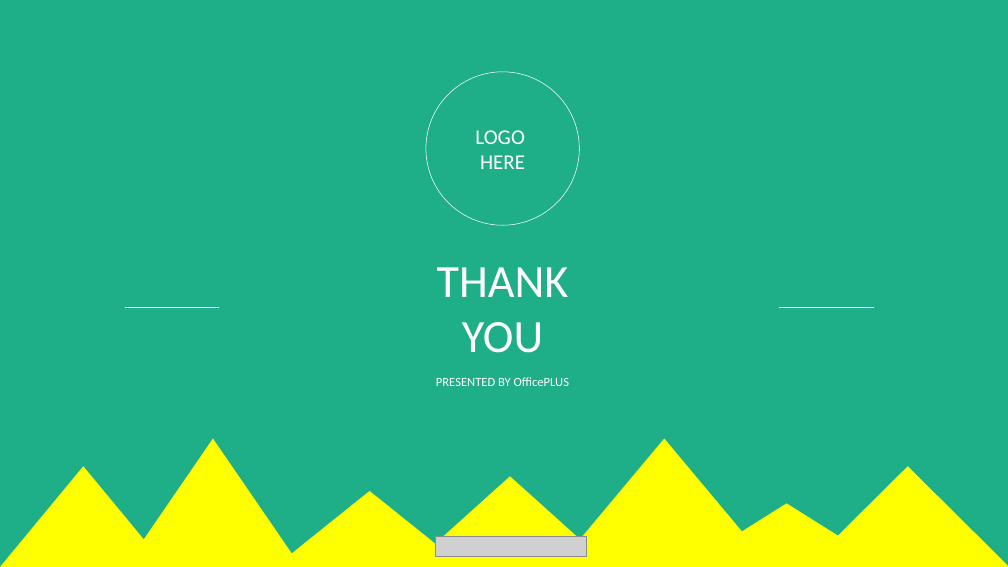
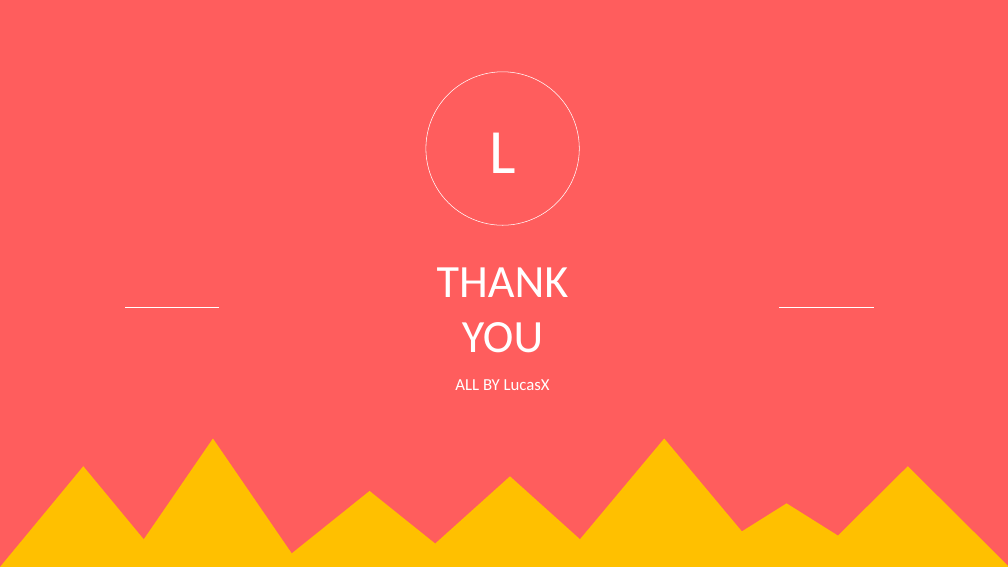
Before and after one commit to lucasxlu/CVLH, a slide deck: slide 18 of src/main/python/report_result/GovReport.pptx (slide 12 before the commit). Drawn at 1008x567 pixels with LibreOffice and Linux fonts; fonts in the diff are those of the drawing; grey boxes stand for pictures. Boxes give left, top, right and bottom in pixels: in the first picture for what was removed or moved away, otherwise in the second. Text is boxed around its words. In the diff, an @@ line names an element or a change of style, - is before the commit and + after.

```diff
--- a/src/main/python/report_result/GovReport.pptx
+++ b/src/main/python/report_result/GovReport.pptx
@@ background #1EAE88 to #FF5D5D @@
@@ text removed at [475, 130, 525, 169] @@
-LOGO
-HERE
@@ text added at [489, 132, 515, 173], 60 pt, text #FFFFFF @@
+L
@@ text at [455, 379, 550, 390]: text changed; size 12 to 16 pt @@
-PRESENTED BY OfficePLUS
+ALL BY LucasX
@@ fill #FFFF00 to #FFC000 in 7 elements at [0, 467, 166, 567], [125, 439, 301, 567], [274, 491, 464, 567], [409, 476, 611, 567], [557, 439, 772, 567], [685, 504, 888, 567], [807, 467, 1008, 567] @@
@@ picture removed at [436, 537, 587, 557] @@
```
Also in this commit, not shown: 4 other slides changed, 13 slides added, 9 slides removed, 24 other files.
